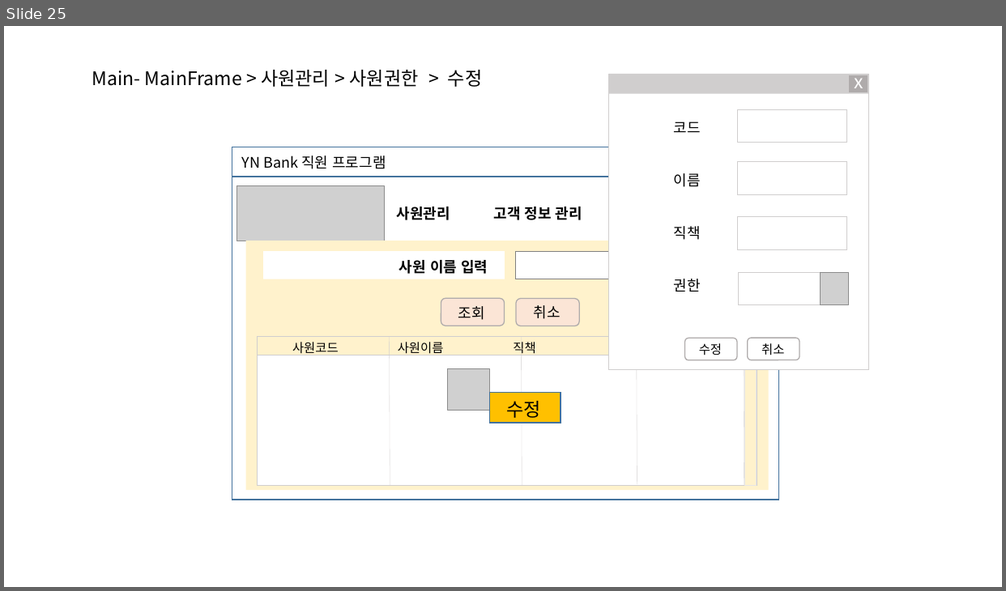
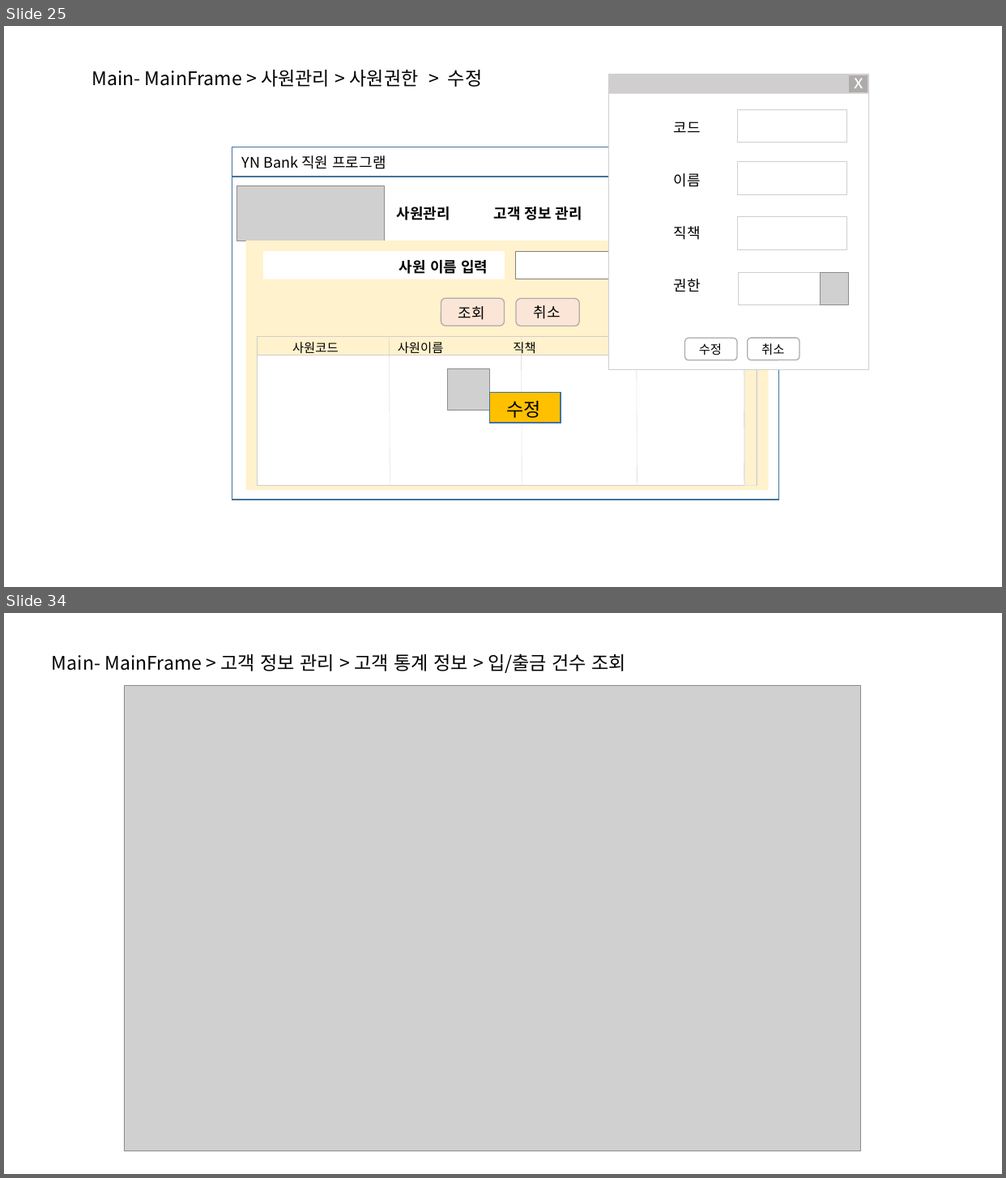
Before and after one commit to DaeguIT-MinSuKim/yi_java3st_2team, a slide deck: file/NEW UI 설계화면.pptx. Shown one above the other, each under a label of ours: slide 25 before the commit, slides 25 and 34 after it; the slides between them are not shown. The pictures are 1006x591 and 1006x1178 pixels, drawn with LibreOffice and Linux fonts; fonts in the diff are those of the drawing; grey boxes stand for pictures; background and template pictures are left out. Boxes give left, top, right and bottom in pixels: in the first picture for what was removed or moved away, otherwise in the second. Text is boxed around its words. In the diff, an @@ line names an element or a change of style, - is before the commit and + after.

Commit message:
고객팀 / 1. UI 설계화면 작성 2. 화면 설계 작성 3. 고객개인정보, 상품 추가시 중복체크 기능 추가

```diff
--- a/file/NEW UI 설계화면.pptx
+++ b/file/NEW UI 설계화면.pptx
@@ slide 34 added at (4,613,1002,1174), background #FFFFFF @@
@@ text added at (52,653,627,673), 18 pt, text #000000 @@
+Main- MainFrame > 고객 정보 관리 > 고객 통계 정보 > 입/출금 건수 조회
@@ picture added at (125,686,860,1152) @@
```
Also in this commit, not shown: 20 other slides added, 11 other files.
